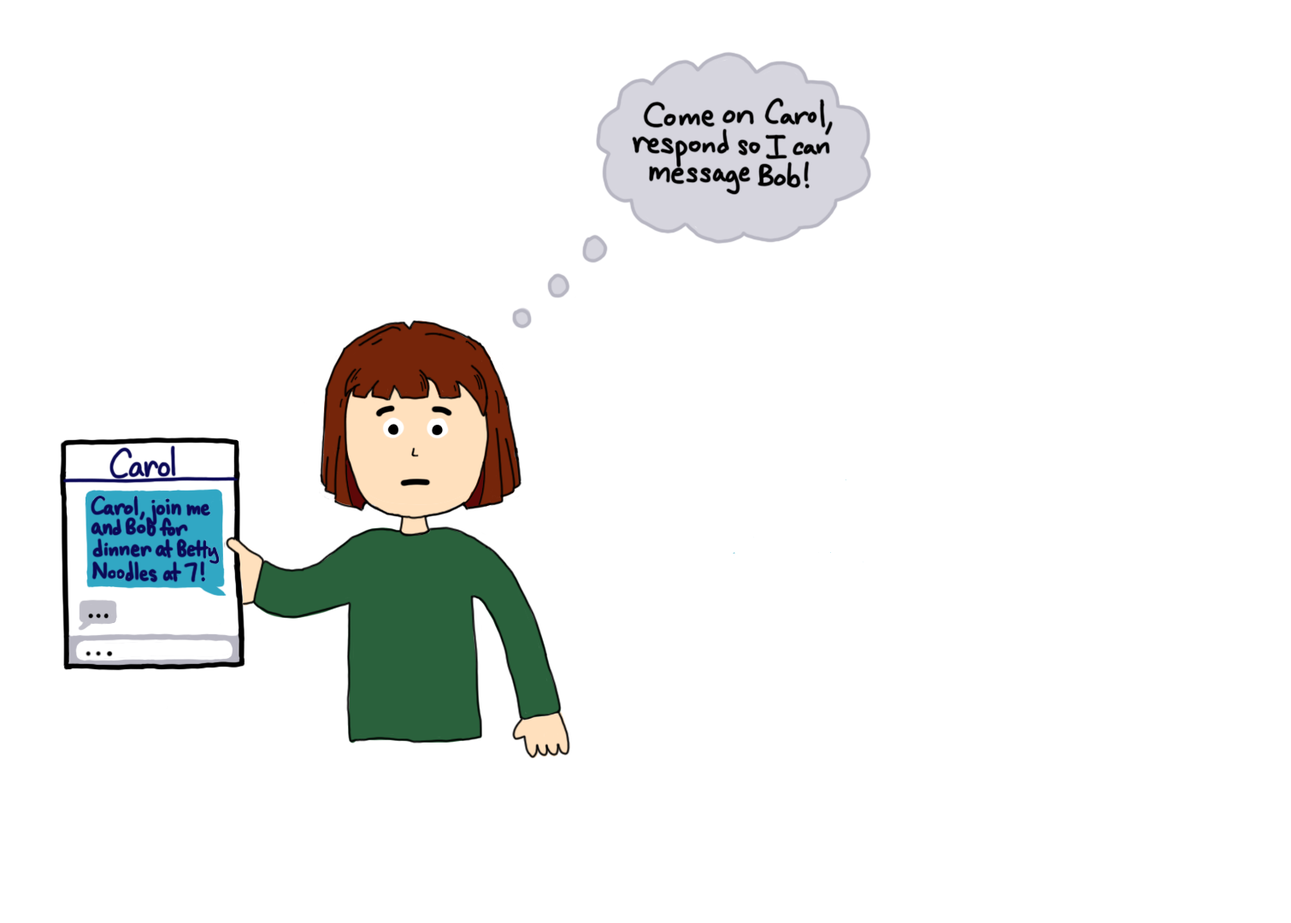
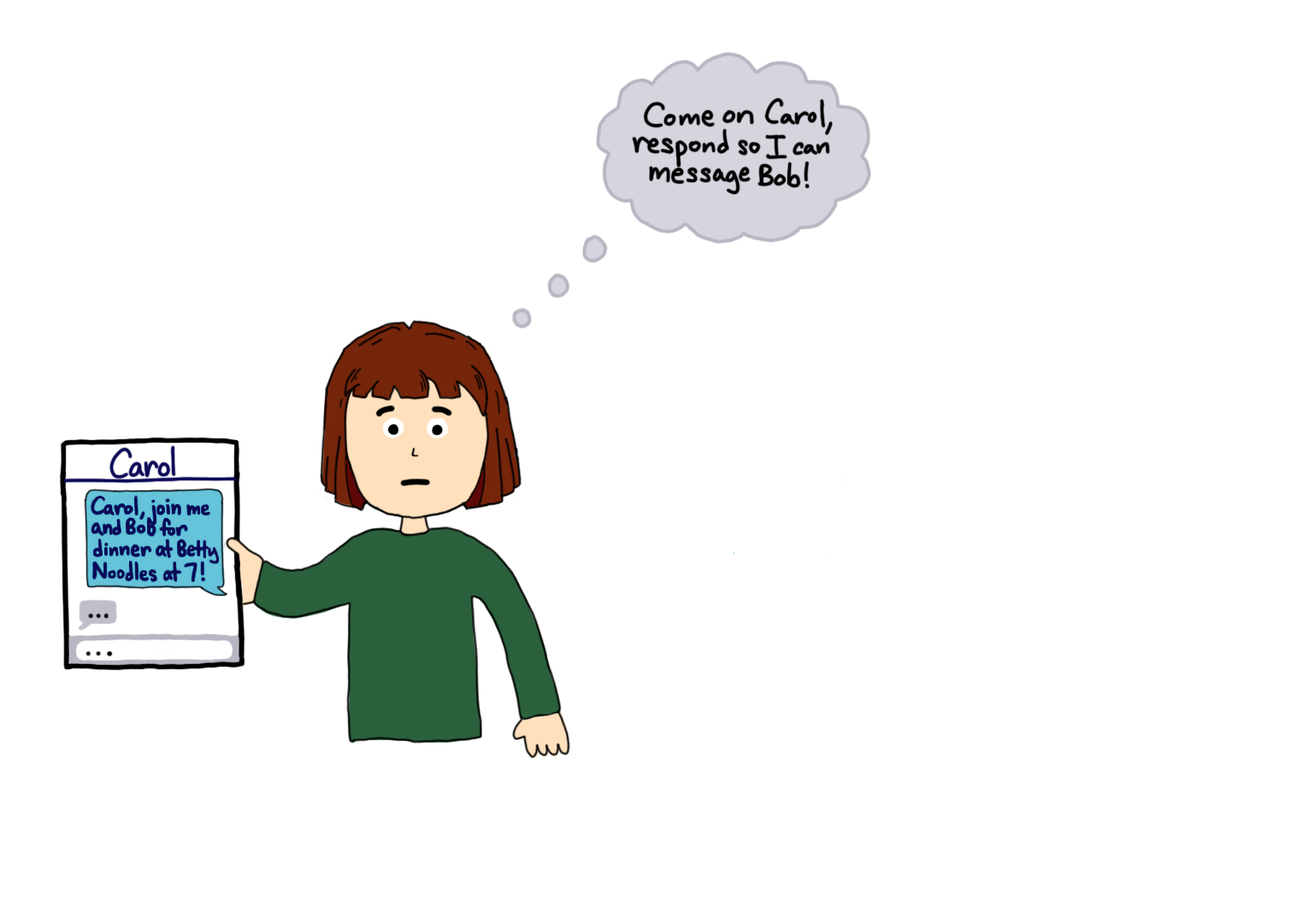
Layer changes from the first 1291 × 923 image to the second:
painted on "image" over <box>83,487,229,597</box>
